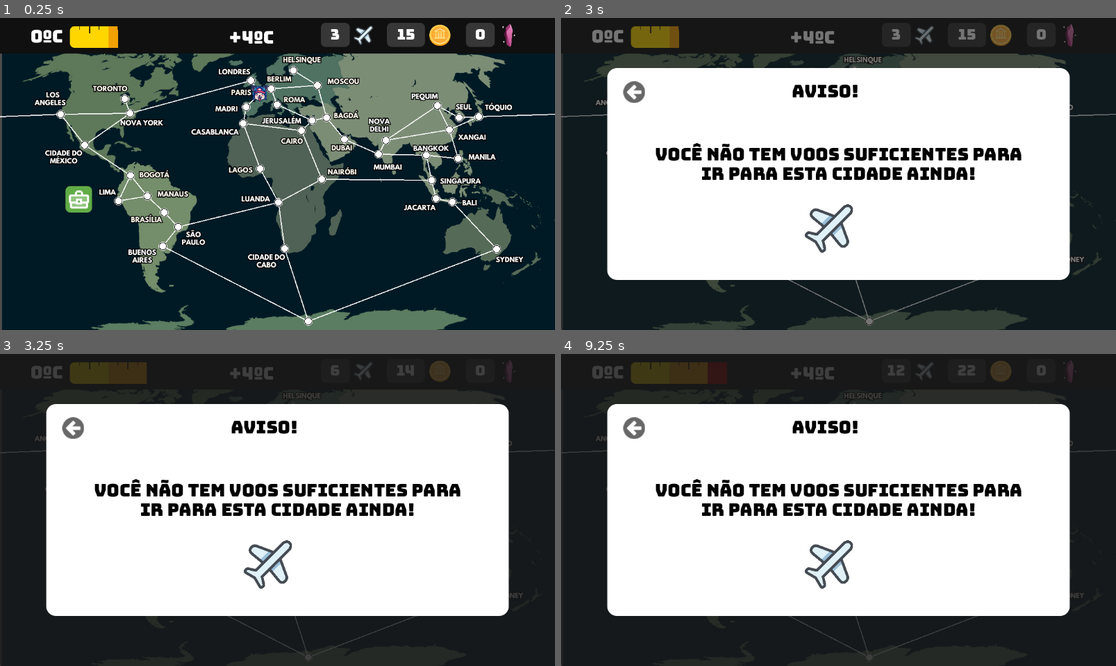
Above: before the commit, frames 1-4 (two rows, left to right).
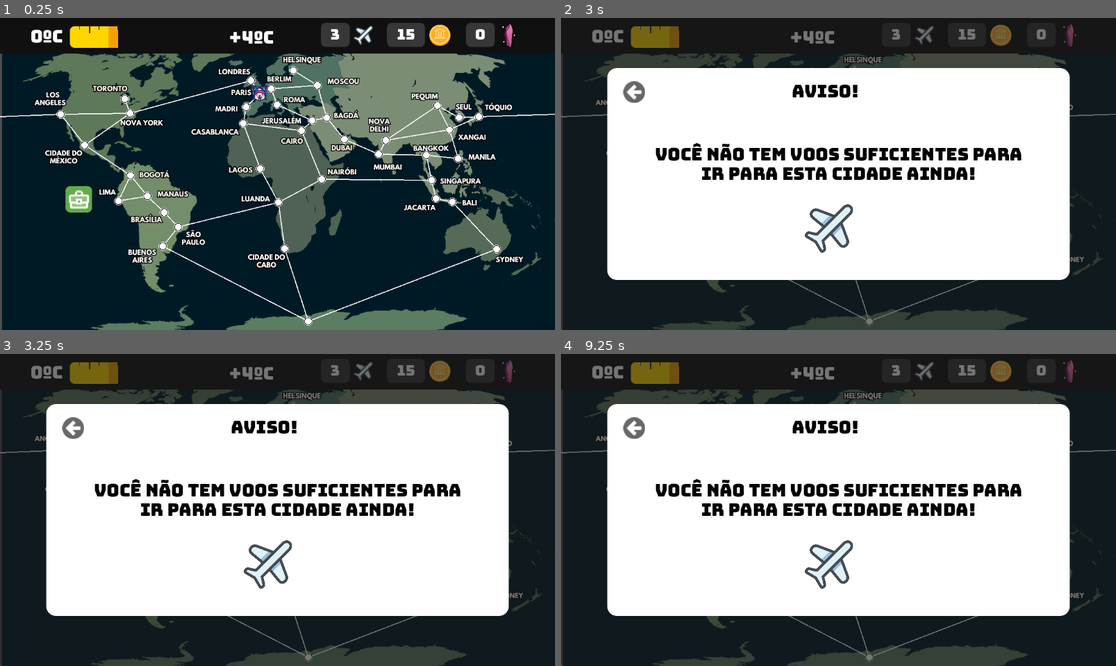
Above: after the commit, the same moments.

Repository: CarolCoCe/GreenGame
Game: Godot game, scene res://main/scene/main.tscn
Two runs of this game, one before a commit and one after it. Both use one fixed random seed, a clock stepped at 60 frames per second and the inputs below.
Inputs (mouse positions are in pixels of both pictures, inside the frame that each line leads up to):
- Up to frame 1 (0.25 s): no input
- Up to frame 2 (3 s): click (871, 320) at 0.5 s; click (888, 117) at 1.27 s; click (1016, 202) at 2.02 s; click (988, 155) at 2.77 s
- Up to frame 3 (3.25 s): no input
- Up to frame 4 (9.25 s): click (832, 425) at 3.52 s; click (694, 510) at 4.27 s; click (727, 547) at 5.02 s; click (721, 581) at 5.77 s; click (860, 466) at 6.52 s; click (805, 460) at 7.27 s; click (844, 584) at 8.02 s; click (644, 481) at 8.77 s

Frames 1-2 are identical in both runs. In frame 3, 3.4% of the frame differs, in the area x 0-100%, y 2-99%; in frame 4, 3.6%.

Commit message:
fix: mais refatorações

Diff:
--- a/activity/scripts/painel_activity.gd
+++ b/activity/scripts/painel_activity.gd
@@ -20,9 +20,12 @@
 func _ready():
 	self.visible = false
 	setTitle("Atividades")
+	var csv_file_path_activities: String = "res://Data/Lista de atividades/Lista de atividades - Copy of ALL (2).csv"
+	_data_extraction(csv_file_path_activities)
+	if buttonGlobal.button_pressed:
+		abaGlobal()
 
-	var csv_file_path_activities: String = "res://Data/Lista de atividades/Lista de atividades - Copy of ALL (2).csv"
-
+func _data_extraction(csv_file_path_activities):
 	var file = FileAccess.open(csv_file_path_activities, FileAccess.READ)
 	if file == null:
 		print("erro ao abrir o arquivo de atividades")
@@ -32,7 +35,6 @@
 		while !file.eof_reached():
 			var line = file.get_csv_line()
 			if len(line) >= 2:
-
 				var idf = int (line[0])
 				var titlef = line[1]
 				var timeToReadyf = int(line[2])
@@ -45,12 +47,7 @@
 				var cityf = line[9]
 
 				var activity = Activity.new(idf, titlef,priceCoinsf,numQuestActivityf,rewardCoinsf,rewardKnowledgeGemsf,temperatureRisef,timeToReadyf,rewardStoryf, cityf)
-
 				allActivities.append(activity)
-
-				if buttonGlobal.button_pressed:
-					abaGlobal()
-
 		file.close()
 
 func setPlayerCurrentCity (newCity : City):
--- a/jornal/scripts/painel_jornal.gd
+++ b/jornal/scripts/painel_jornal.gd
@@ -23,10 +23,10 @@
 	var csv_file_path_sorte: String = "res://Data/Jornal/Sorte/Jornal (cartas da terra + sorte) - Copy of cartas da Sorte.csv"
 	var csv_file_path_terra: String = "res://Data/Jornal/Terra/Jornal (cartas da terra + sorte) - Copy of cartas da Terra.csv"
 
-	data_extraction(csv_file_path_sorte, "Sorte")
-	data_extraction(csv_file_path_terra, "Terra")
+	_data_extraction(csv_file_path_sorte, "Sorte")
+	_data_extraction(csv_file_path_terra, "Terra")
 
-func data_extraction (csv_file_path : String , newsType):
+func _data_extraction (csv_file_path : String , newsType):
 	var file = FileAccess.open(csv_file_path, FileAccess.READ)
 	if file == null:
 		print("erro ao abrir o arquivo de jornal " + newsType)
--- a/main/scene/main.tscn
+++ b/main/scene/main.tscn
@@ -36,7 +36,7 @@
 offset_bottom = 74.0
 
 [node name="Timer" type="Timer" parent="."]
-wait_time = 3.0
+wait_time = 230.0
 autostart = true
 
 [node name="Label-plane" type="Label" parent="."]
